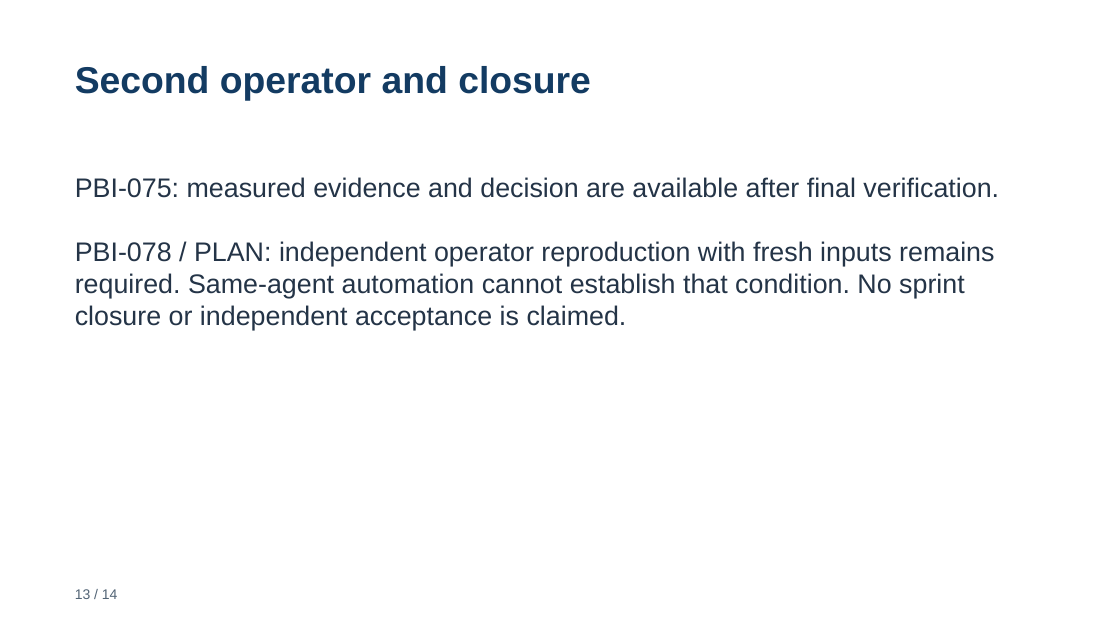
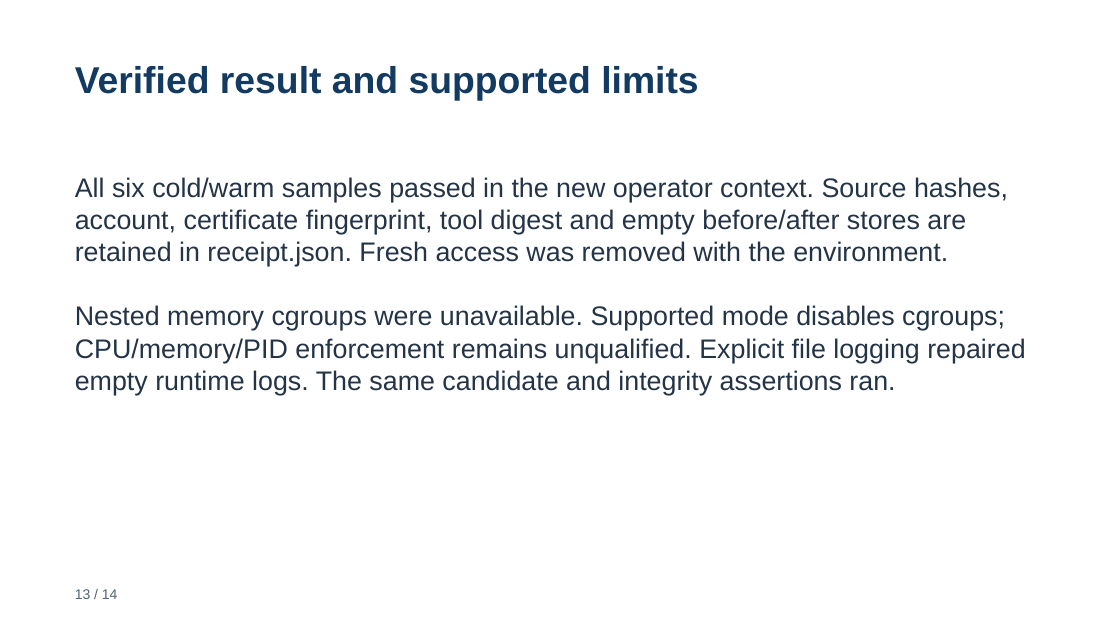
Before and after one commit to rstyczynski/APEX_CICD, a slide deck: slide 13 of progress/E.11/sprint_E.11_increment_demo.pptx. Drawn at 1120x630 pixels with LibreOffice and Linux fonts; fonts in the diff are those of the drawing. Boxes give left, top, right and bottom in pixels: in the first picture for what was removed or moved away, otherwise in the second. Text is boxed around its words. In the diff, an @@ line names an element or a change of style, - is before the commit and + after.

Commit message:
feat: (E.11) reproduce delivery with fresh authenticated technical operator

```diff
--- a/progress/E.11/sprint_E.11_increment_demo.pptx
+++ b/progress/E.11/sprint_E.11_increment_demo.pptx
@@ text at (75,66,698,101): text changed @@
-Second operator and closure
+Verified result and supported limits
@@ text at (75,177,1025,395): text changed @@
-PBI-075: measured evidence and decision are available after final verification.
-PBI-078 / PLAN: independent operator reproduction with fresh inputs remains required. Same-agent automation cannot establish that condition. No sprint closure or independent acceptance is claimed.
+All six cold/warm samples passed in the new operator context. Source hashes, account, certificate fingerprint, tool digest and empty before/after stores are retained in receipt.json. Fresh access was removed with the environment.
+Nested memory cgroups were unavailable. Supported mode disables cgroups; CPU/memory/PID enforcement remains unqualified. Explicit file logging repaired empty runtime logs. The same candidate and integrity assertions ran.
```
Also in this commit, not shown: 3 other slides changed, 1 slide added, 1 slide removed, 44 other files.
